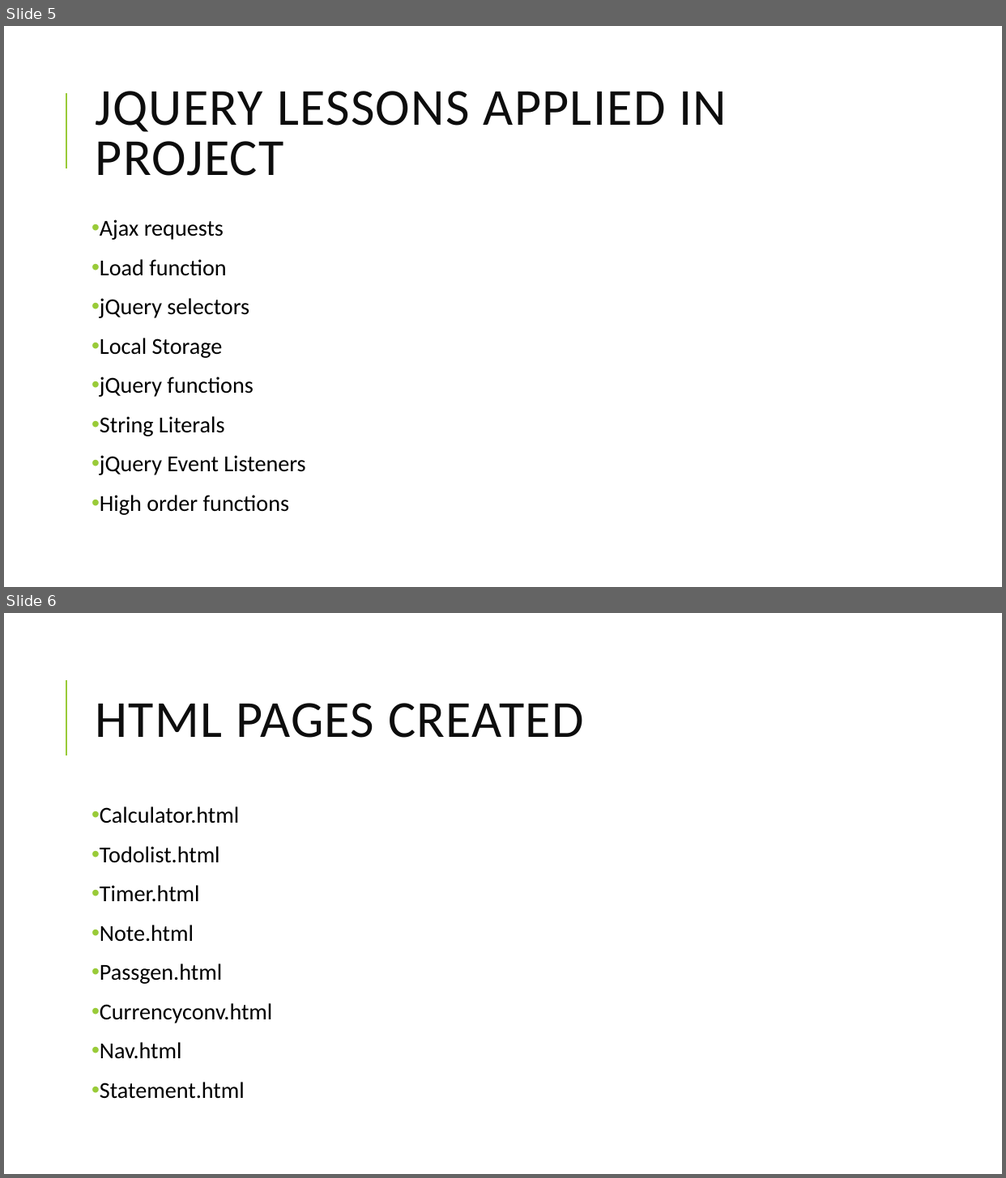
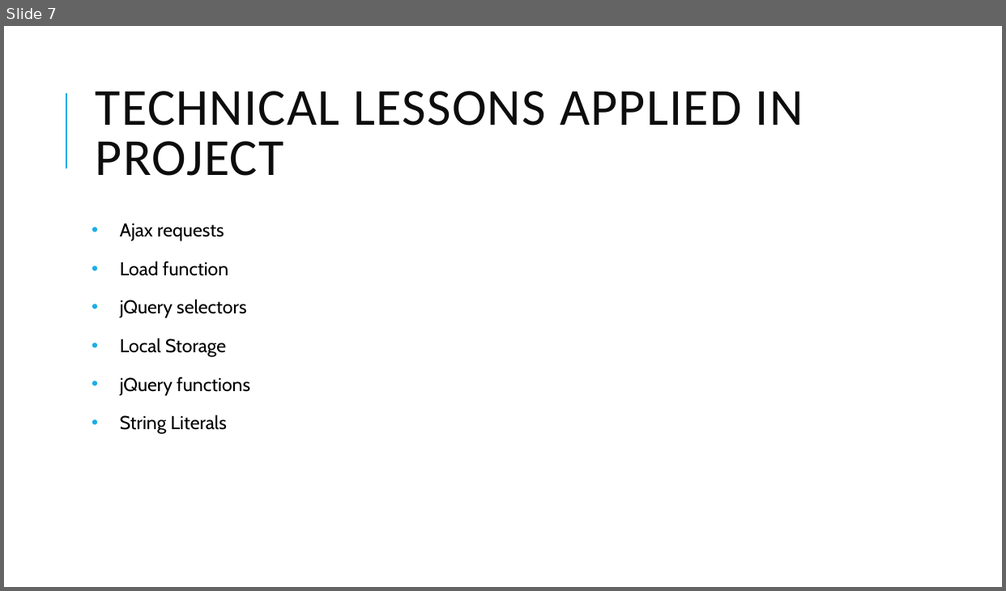
Before and after one commit to davidadey000/codeavenue, a slide deck: documentation/final_project_presentation.pptx. Shown one above the other, each under a label of ours: slides 5 and 6 before the commit, slide 7 after it. The pictures are 1006x1178 and 1006x591 pixels, drawn with LibreOffice and Linux fonts; fonts in the diff are those of the drawing. Boxes give left, top, right and bottom in pixels: in the first picture for what was removed or moved away, otherwise in the second. Text is boxed around its words. In the diff, an @@ line names an element or a change of style, - is before the commit and + after.

```diff
--- a/documentation/final_project_presentation.pptx
+++ b/documentation/final_project_presentation.pptx
@@ slide 6 removed at (4, 613, 1002, 1174), background #FFFFFF; not listed: 1 template element that a slide beside it also shows @@
@@ title removed at (96, 703, 583, 738) @@
-HTML PAGES CREATED
@@ text removed at (100, 807, 272, 1099) @@
-• Calculator.html
-• Todolist.html
-• Timer.html
-• Note.html
-• Passgen.html
-• Currencyconv.html
-• Nav.html
-• Statement.html
@@ what was slide 5 is now slide 7 @@
@@ slide 7 changed as well @@
@@ line (66, 169) - (66, 93): stroke #99CB38 1.5 pt to #1CADE4 1.5 pt @@
@@ title at (96, 91, 803, 176): text changed @@
-JQUERY LESSONS APPLIED IN PROJECT
+TECHNICAL LESSONS APPLIED IN PROJECT
@@ text "Ajax requests" at (120, 224, 250, 434): size 22 to 18 pt, font Calibri to Cabin; indent changed; line spacing 0.9 to 1.07; bullet colour #99CB38 to #1CADE4 @@
@@ text at (100, 455, 305, 515): paragraphs removed @@
-• jQuery Event Listeners
-• High order functions
```
Also in this commit, not shown: 5 other slides changed, 5 slides added, 16 other files.
